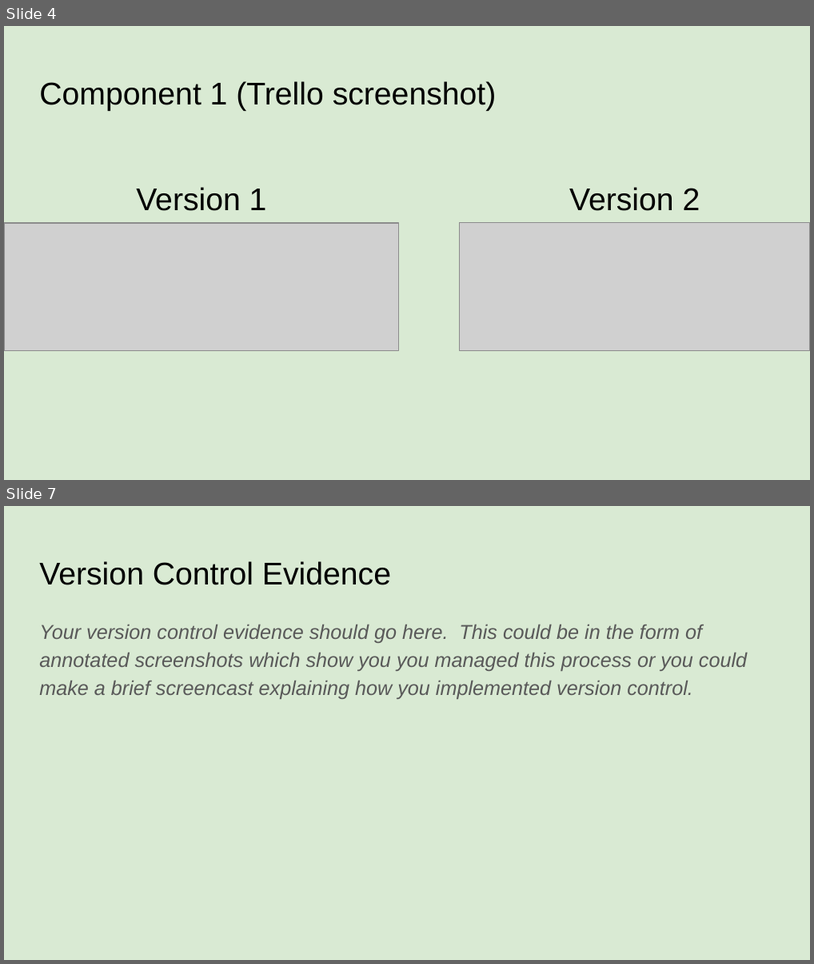
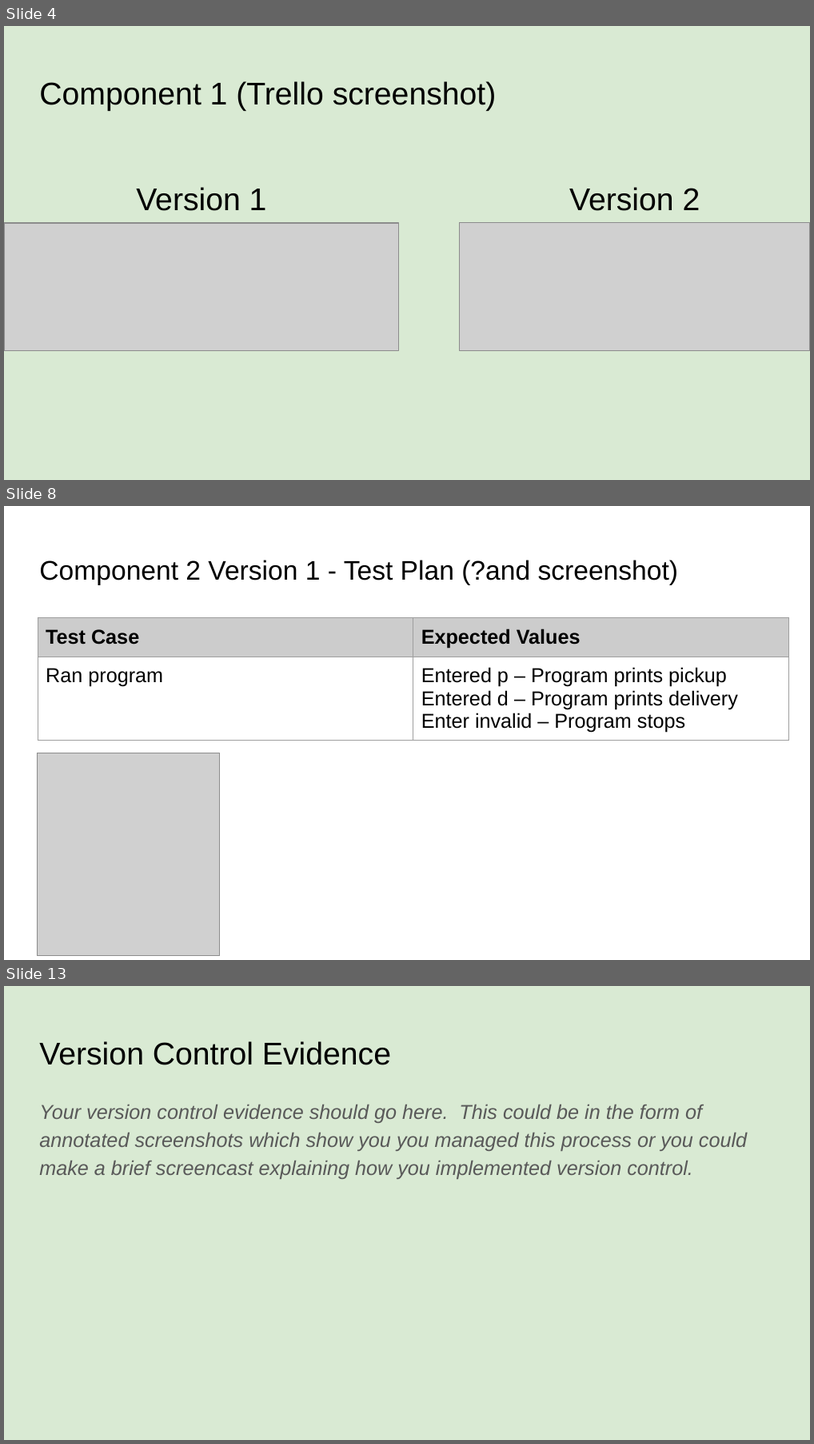
Before and after one commit to BronsonLovesCode/Pizza_Bot, a slide deck: 022_91893+_+91897+Documentation.pptx. Shown one above the other, each under a label of ours: slides 4 and 7 before the commit, slides 4, 8 and 13 after it; the slides between them are not shown. The pictures are 814x964 and 814x1444 pixels, drawn with LibreOffice and Linux fonts; fonts in the diff are those of the drawing; grey boxes stand for pictures. Boxes give left, top, right and bottom in pixels: in the first picture for what was removed or moved away, otherwise in the second. Text is boxed around its words. In the diff, an @@ line names an element or a change of style, - is before the commit and + after.

Commit message:
Created pickup or delivery menu
Created different versions of menu, refining it in version 4.

```diff
--- a/022_91893+_+91897+Documentation.pptx
+++ b/022_91893+_+91897+Documentation.pptx
@@ slide 8 added at box(4, 506, 810, 960), background #FFFFFF @@
@@ title added at box(39, 560, 679, 585), 24 pt, text #000000 @@
+Component 2 Version 1 - Test Plan (?and screenshot)
@@ table added at box(38, 618, 790, 747), 2 rows, 2 columns @@
+Test Case | Expected Values
+Ran program | Entered p – Program prints pickup / Entered d – Program prints delivery / Enter invalid – Program stops
@@ picture added at box(37, 752, 219, 956) @@
@@ what was slide 7 is now slide 13 @@
```
Also in this commit, not shown: 2 slides changed, 5 other slides added, 13 other files.
